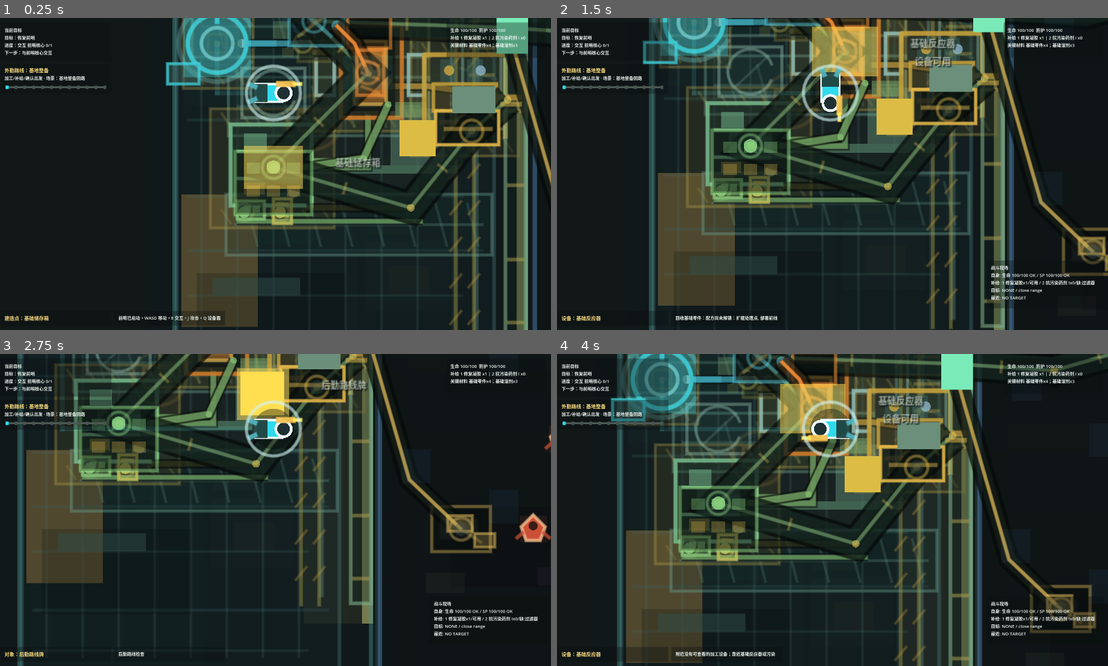
Above: before the commit, frames 1-4 (two rows, left to right).
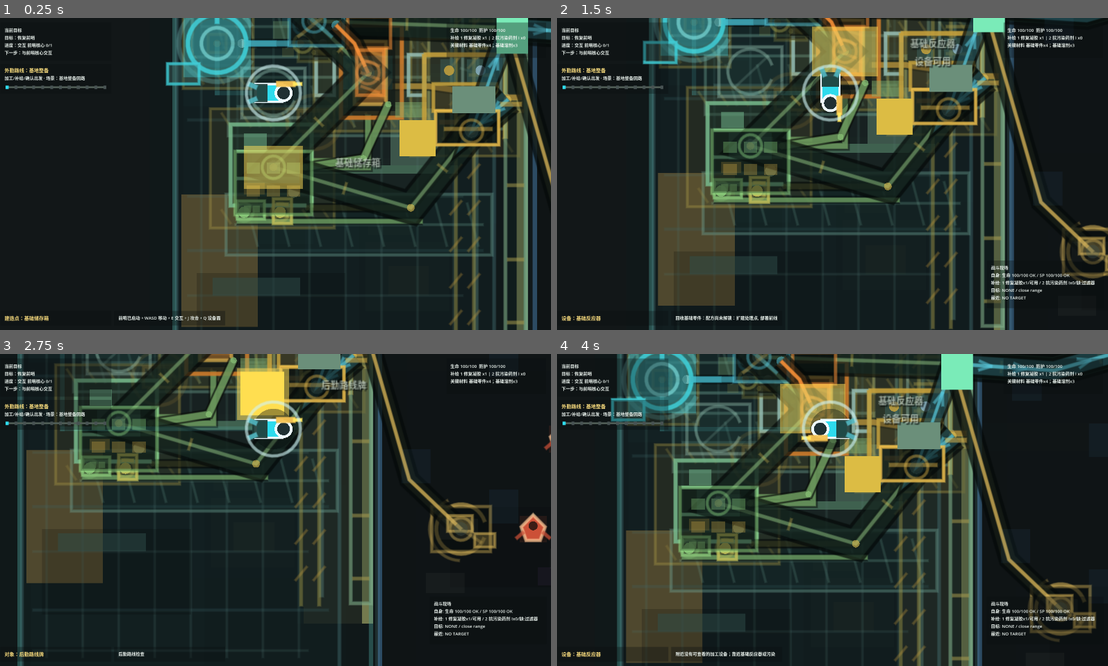
Above: after the commit, the same moments.

Repository: laugh0608/RadishCatalyst
Game: Godot game, scene res://scenes/boot/Boot.tscn
Same seed, same stepped clock (60 frames per second), same inputs: the game is played once before the commit and once after it.
Inputs (mouse positions are in pixels of both pictures, inside the frame that each line leads up to):
- Up to frame 1 (0.25 s): no input
- Up to frame 2 (1.5 s): tap Enter at 0.5 s; move the mouse to (953, 158) at 0.52 s; hold D (move_right) 0.53-1.28 s; tap J (attack) at 0.6 s; click (953, 158) at 0.67 s; move the mouse to (716, 189) at 1.27 s; hold S (move_down) from 1.28 s (still down); tap R (cycle_recipe) at 1.35 s
- Up to frame 3 (2.75 s): move the mouse to (330, 441) at 2.02 s; release S (move_down) at 2.03 s; hold D (move_right) from 2.03 s (still down); tap E (interact) at 2.1 s
- Up to frame 4 (4 s): move the mouse to (804, 572) at 2.77 s; release D (move_right) at 2.78 s; hold W (move_up) 2.78-3.53 s; tap C (tactical_scan) at 2.85 s; click (804, 572) at 2.92 s; move the mouse to (997, 556) at 3.52 s; hold A (move_left) from 3.53 s (still down); tap Q (toggle_device_panel) at 3.6 s

The runs differ from the first frame. In frame 1, 0.9% of the frame differs, in the area x 48-100%, y 0-50%; in frame 2, 1.2%; in frame 3, 0.7%; in frame 4, 1.8%, in the area x 27-100%, y 0-93%.

Commit message:
feat: 增加首段工业路径阶段反馈

Diff:
--- a/client/scripts/checks/demo_resource_chain_state_check.gd
+++ b/client/scripts/checks/demo_resource_chain_state_check.gd
@@ -151,14 +151,95 @@
 	_expect_equal(first_path_layer.is_first_path_visible_at(Vector2(112.0, -112.0)), true, "first industrial path layer is visible at crystal pickup")
 	_expect_equal(first_path_layer.is_first_path_visible_at(Vector2(3744.0, 112.0)), false, "first industrial path layer does not cover the core station")
 	first_path_layer.refresh_path_state(world, character)
-	_expect_equal(first_path_layer.get_path_state_shape_count() >= 7, true, "first industrial path layer creates state shapes")
+	_expect_equal(first_path_layer.get_path_state_shape_count() >= 8, true, "first industrial path layer creates state shapes")
+	_expect_equal(
+		first_path_layer.get_active_stage(),
+		DemoFirstIndustrialPathVisualLayer.STAGE_REACTOR_PROCESSING,
+		"first industrial path layer marks the current reactor operation stage"
+	)
 	_expect_equal(first_path_layer.has_path_state_shape("first_path.crystal_pickup.ready"), true, "first industrial path layer marks crystal state")
 	_expect_equal(first_path_layer.has_path_state_shape("first_path.salvage_pickup.ready"), true, "first industrial path layer marks salvage state")
 	_expect_equal(first_path_layer.has_path_state_shape("first_path.base_receiving_bay.ready"), true, "first industrial path layer marks base receiving state")
 	_expect_equal(first_path_layer.has_path_state_shape("first_path.reactor_work_window.ready"), true, "first industrial path layer marks reactor state")
-	_expect_equal(first_path_layer.has_path_state_shape("first_path.storage_output.ready"), true, "first industrial path layer marks storage state")
-	_expect_equal(first_path_layer.has_path_state_shape("first_path.outfitting_handoff.ready"), true, "first industrial path layer marks outfitting state")
+	_expect_equal(first_path_layer.has_path_state_shape("first_path.storage_output.idle"), true, "first industrial path layer waits for completed output before storage")
+	_expect_equal(first_path_layer.has_path_state_shape("first_path.outfitting_handoff.idle"), true, "first industrial path layer waits for crafted supply before outfitting")
+	_expect_equal(first_path_layer.has_path_state_shape("first_path.stage.reactor_processing"), true, "first industrial path layer records reactor operation stage")
+	_check_first_industrial_path_stage_changes(first_path_layer)
 	map.free()
+
+
+func _check_first_industrial_path_stage_changes(first_path_layer: DemoFirstIndustrialPathVisualLayer) -> void:
+	var stage_world := _create_resource_chain_world("quest.prepare_treatment_supplies")
+	var stage_character := CharacterState.create_default()
+
+	first_path_layer.refresh_path_state(stage_world, stage_character)
+	_expect_equal(
+		first_path_layer.get_active_stage(),
+		DemoFirstIndustrialPathVisualLayer.STAGE_FIELD_PICKUP,
+		"first industrial path keeps starting supplies from skipping field pickup"
+	)
+
+	stage_character.inventory.items.clear()
+	stage_character.inventory.fluids.clear()
+
+	first_path_layer.refresh_path_state(stage_world, stage_character)
+	_expect_equal(
+		first_path_layer.get_active_stage(),
+		DemoFirstIndustrialPathVisualLayer.STAGE_FIELD_PICKUP,
+		"first industrial path starts by pointing to field pickup"
+	)
+	_expect_equal(first_path_layer.has_path_state_shape("first_path.stage.field_pickup"), true, "first path records field pickup stage")
+
+	stage_character.current_region_id = "region.crystal_vein_field"
+	stage_character.position = Vector2(112.0, -112.0)
+	stage_character.inventory.add_item("item.crystal_ore", 3)
+	first_path_layer.refresh_path_state(stage_world, stage_character)
+	_expect_equal(
+		first_path_layer.get_active_stage(),
+		DemoFirstIndustrialPathVisualLayer.STAGE_RETURN_TO_BASE,
+		"first industrial path points gathered resources back to base"
+	)
+	_expect_equal(first_path_layer.has_path_state_shape("first_path.stage.return_to_base"), true, "first path records return stage")
+
+	stage_character.current_region_id = "region.outpost_platform"
+	stage_character.position = Vector2(-250.0, -48.0)
+	first_path_layer.refresh_path_state(stage_world, stage_character)
+	_expect_equal(
+		first_path_layer.get_active_stage(),
+		DemoFirstIndustrialPathVisualLayer.STAGE_BASE_RECEIVING,
+		"first industrial path moves returned resources into base receiving"
+	)
+	_expect_equal(first_path_layer.has_path_state_shape("first_path.stage.base_receiving"), true, "first path records base receiving stage")
+
+	stage_world.set_base_structure_status("structure.basic_reactor", "in_progress", "recipe.process_crystal_ore")
+	first_path_layer.refresh_path_state(stage_world, stage_character)
+	_expect_equal(
+		first_path_layer.get_active_stage(),
+		DemoFirstIndustrialPathVisualLayer.STAGE_REACTOR_PROCESSING,
+		"first industrial path moves resources into reactor processing"
+	)
+
+	stage_world.set_base_structure_status("structure.basic_reactor", "completed", "recipe.process_crystal_ore")
+	stage_character.inventory.items.clear()
+	stage_character.inventory.add_item("item.basic_parts", 1)
+	first_path_layer.refresh_path_state(stage_world, stage_character)
+	_expect_equal(
+		first_path_layer.get_active_stage(),
+		DemoFirstIndustrialPathVisualLayer.STAGE_STORAGE_OUTPUT,
+		"first industrial path moves finished output into storage"
+	)
+	_expect_equal(first_path_layer.has_path_state_shape("first_path.stage.storage_output"), true, "first path records storage output stage")
+
+	stage_world.add_base_structure("structure.field_outfitting_station", "building.field_outfitting_station", "region.outpost_platform")
+	stage_world.set_base_structure_status("structure.basic_reactor", "completed", "recipe.repair_gel")
+	stage_character.inventory.add_item("item.repair_gel", 1)
+	first_path_layer.refresh_path_state(stage_world, stage_character)
+	_expect_equal(
+		first_path_layer.get_active_stage(),
+		DemoFirstIndustrialPathVisualLayer.STAGE_OUTFITTING_READY,
+		"first industrial path moves supplies into outfitting handoff"
+	)
+	_expect_equal(first_path_layer.has_path_state_shape("first_path.stage.outfitting_ready"), true, "first path records outfitting stage")
 
 
 func _check_pollution_chain_hud_and_visual_state() -> void:
--- a/client/scripts/map/demo_first_industrial_path_visual_layer.gd
+++ b/client/scripts/map/demo_first_industrial_path_visual_layer.gd
@@ -16,6 +16,13 @@
 const OUTFITTING_ACCENT := Color(0.92, 0.74, 0.3, 0.86)
 const SLOT_DARK := Color(0.02, 0.04, 0.035, 0.64)
 const READY_DIM := Color(0.22, 0.3, 0.28, 0.34)
+
+const STAGE_FIELD_PICKUP := "field_pickup"
+const STAGE_RETURN_TO_BASE := "return_to_base"
+const STAGE_BASE_RECEIVING := "base_receiving"
+const STAGE_REACTOR_PROCESSING := "reactor_processing"
+const STAGE_STORAGE_OUTPUT := "storage_output"
+const STAGE_OUTFITTING_READY := "outfitting_ready"
 
 const PATH_POINTS := [
 	Vector2(132.0, -124.0),
@@ -63,10 +70,14 @@
 		and String(reactor_state.get("active_recipe_id", "")) in ["recipe.process_crystal_ore", "recipe.repair_gel"]
 	)
 	var inputs_ready := inventory.has_ref("item.crystal_ore", 3) or inventory.has_ref("item.salvage_scrap", 1)
-	var storage_ready := inventory.has_ref("item.basic_parts", 1) or inventory.has_ref("item.repair_gel", 1)
+	var storage_ready := (
+		(inventory.has_ref("item.basic_parts", 1) or inventory.has_ref("item.repair_gel", 1))
+		and _has_first_path_output_context(world_state)
+	)
 	var outfitting_ready := (
 		world_state.has_base_structure_definition("building.field_outfitting_station")
 		and inventory.has_ref("item.repair_gel", 1)
+		and _has_repair_gel_output_context(world_state)
 	)
 	path_state = {
 		"crystal_ready": inventory.has_ref("item.crystal_ore", 3),
@@ -74,7 +85,8 @@
 		"inputs_ready": inputs_ready,
 		"reactor_active": reactor_active,
 		"storage_ready": storage_ready,
-		"outfitting_ready": outfitting_ready
+		"outfitting_ready": outfitting_ready,
+		"active_stage": _resolve_active_stage(character_state, inputs_ready, reactor_active, storage_ready, outfitting_ready)
 	}
 	_register_path_state_shape("first_path.crystal_pickup.%s" % _state_suffix(bool(path_state["crystal_ready"])))
 	_register_path_state_shape("first_path.salvage_pickup.%s" % _state_suffix(bool(path_state["salvage_ready"])))
@@ -83,6 +95,7 @@
 	_register_path_state_shape("first_path.reactor_work_window.%s" % _state_suffix(reactor_active))
 	_register_path_state_shape("first_path.storage_output.%s" % _state_suffix(storage_ready))
 	_register_path_state_shape("first_path.outfitting_handoff.%s" % _state_suffix(outfitting_ready))
+	_register_path_state_shape("first_path.stage.%s" % get_active_stage())
 	queue_redraw()
 
 
@@ -112,11 +125,16 @@
 
 func get_muted_planning_layer_count() -> int:
 	return muted_planning_layer_count
+
+
+func get_active_stage() -> String:
+	return String(path_state.get("active_stage", ""))
 
 
 func _draw() -> void:
 	_draw_workspace_focus()
 	_draw_primary_path_floor()
+	_draw_stage_feedback()
 	_draw_resource_workspots()
 	_draw_base_receiving_bay()
 	_draw_reactor_feed_station()
@@ -146,6 +164,54 @@
 		var normal := Vector2(-direction.y, direction.x)
 		var center := from.lerp(to, 0.52)
 		draw_line(center - normal * 5.0, center + normal * 5.0, Color(PATH_MARK.r, PATH_MARK.g, PATH_MARK.b, 0.32), 1.2, true)
+
+
+func _draw_stage_feedback() -> void:
+	if path_state.is_empty():
+		return
+	match get_active_stage():
+		STAGE_FIELD_PICKUP:
+			_draw_active_stage_lane([Vector2(-42.0, -42.0), Vector2(-74.0, -14.0), Vector2(-42.0, -106.0), Vector2(48.0, -100.0), Vector2(132.0, -124.0)], CRYSTAL_ACCENT)
+			_draw_stage_pulse(Vector2(132.0, -124.0), CRYSTAL_ACCENT, 28.0)
+			_draw_stage_pulse(Vector2(54.0, 112.0), SALVAGE_ACCENT, 22.0)
+		STAGE_RETURN_TO_BASE:
+			_draw_active_stage_lane([Vector2(132.0, -124.0), Vector2(48.0, -100.0), Vector2(-42.0, -106.0), Vector2(-214.0, -112.0)], CRYSTAL_ACCENT)
+			_draw_stage_pulse(Vector2(-214.0, -112.0), CRYSTAL_ACCENT, 24.0)
+		STAGE_BASE_RECEIVING:
+			_draw_active_stage_lane([Vector2(-214.0, -112.0), Vector2(-194.0, -108.0), Vector2(-178.0, -92.0)], SALVAGE_ACCENT)
+			_draw_stage_pulse(Vector2(-214.0, -112.0), SALVAGE_ACCENT, 24.0)
+		STAGE_REACTOR_PROCESSING:
+			_draw_active_stage_lane([Vector2(-194.0, -108.0), Vector2(-178.0, -92.0), Vector2(-166.0, -66.0)], REACTOR_ACCENT)
+			_draw_stage_pulse(Vector2(-166.0, -66.0), REACTOR_ACCENT, 31.0)
+		STAGE_STORAGE_OUTPUT:
+			_draw_active_stage_lane([Vector2(-148.0, -38.0), Vector2(-170.0, 10.0), Vector2(-250.0, 18.0)], PRODUCT_ACCENT)
+			_draw_stage_pulse(Vector2(-250.0, 18.0), PRODUCT_ACCENT, 26.0)
+		STAGE_OUTFITTING_READY:
+			_draw_active_stage_lane([Vector2(-250.0, 18.0), Vector2(-128.0, 54.0), Vector2(-74.0, -14.0), Vector2(-42.0, -42.0)], OUTFITTING_ACCENT)
+			_draw_stage_pulse(Vector2(-74.0, -14.0), OUTFITTING_ACCENT, 26.0)
+
+
+func _draw_active_stage_lane(points: Array, color: Color) -> void:
+	_draw_lane(points, 15.0, Color(color.r, color.g, color.b, 0.24), Color(color.r, color.g, color.b, 0.72))
+	_draw_stage_chevrons(points, color)
+
+
+func _draw_stage_chevrons(points: Array, color: Color) -> void:
+	for index in range(points.size() - 1):
+		var from: Vector2 = points[index]
+		var to: Vector2 = points[index + 1]
+		var direction := (to - from).normalized()
+		var normal := Vector2(-direction.y, direction.x)
+		for ratio in [0.34, 0.68]:
+			var center := from.lerp(to, ratio)
+			draw_line(center - direction * 7.0 - normal * 4.0, center + direction * 4.0, Color(color.r, color.g, color.b, 0.58), 1.4, true)
+			draw_line(center - direction * 7.0 + normal * 4.0, center + direction * 4.0, Color(color.r, color.g, color.b, 0.58), 1.4, true)
+
+
+func _draw_stage_pulse(center: Vector2, color: Color, radius: float) -> void:
+	draw_circle(center, radius * 0.52, Color(color.r, color.g, color.b, 0.1))
+	draw_arc(center, radius, PI * 0.12, PI * 1.9, 34, Color(color.r, color.g, color.b, 0.58), 2.2, true)
+	draw_arc(center, radius + 6.0, PI * 0.52, PI * 1.36, 24, Color(color.r, color.g, color.b, 0.32), 1.4, true)
 
 
 func _draw_resource_workspots() -> void:
@@ -258,7 +324,10 @@
 		"first_path.reactor_work_window",
 		"first_path.storage_output_shelf",
 		"first_path.outfitting_handoff_rack",
-		"first_path.departure_supply_bus"
+		"first_path.departure_supply_bus",
+		"first_path.stage_feedback_lane",
+		"first_path.stage_feedback_station",
+		"first_path.operation_state_pips"
 	]
 
 
@@ -295,6 +364,48 @@
 	return {}
 
 
+func _has_first_path_output_context(world_state: WorldState) -> bool:
+	var reactor_state := _get_base_structure_for_definition(world_state, "building.basic_reactor")
+	var last_recipe_id := String(reactor_state.get("last_recipe_id", ""))
+	return (
+		last_recipe_id in ["recipe.process_crystal_ore", "recipe.repair_gel"]
+		or _has_repair_gel_output_context(world_state)
+	)
+
+
+func _has_repair_gel_output_context(world_state: WorldState) -> bool:
+	var reactor_state := _get_base_structure_for_definition(world_state, "building.basic_reactor")
+	if String(reactor_state.get("last_recipe_id", "")) == "recipe.repair_gel":
+		return true
+	if world_state.quest_state.has_completed_quest("quest.prepare_treatment_supplies"):
+		return true
+	return world_state.quest_state.get_objective_progress(
+		"quest.prepare_treatment_supplies",
+		"craft_item",
+		"item.repair_gel"
+	) >= 1.0
+
+
+func _resolve_active_stage(
+	character_state: CharacterState,
+	inputs_ready: bool,
+	reactor_active: bool,
+	storage_ready: bool,
+	outfitting_ready: bool
+) -> String:
+	if reactor_active:
+		return STAGE_REACTOR_PROCESSING
+	if inputs_ready:
+		if character_state.current_region_id == "region.crystal_vein_field" or character_state.position.x > -20.0:
+			return STAGE_RETURN_TO_BASE
+		return STAGE_BASE_RECEIVING
+	if outfitting_ready:
+		return STAGE_OUTFITTING_READY
+	if storage_ready:
+		return STAGE_STORAGE_OUTPUT
+	return STAGE_FIELD_PICKUP
+
+
 func _state_suffix(is_ready: bool) -> String:
 	return "ready" if is_ready else "idle"
 
Not shown, changed: docs/devlogs/2026-W25.md
Not shown, changed: docs/features/demo-industrial-base-visual-and-scene-v1.md
Not shown, changed: docs/planning/current.md
Not shown, changed: docs/planning/daily-start.md
Not shown, changed: scripts/check-client-demo-resource-chain-state.ps1
Not shown, changed: scripts/check-client-demo-resource-chain-state.py
